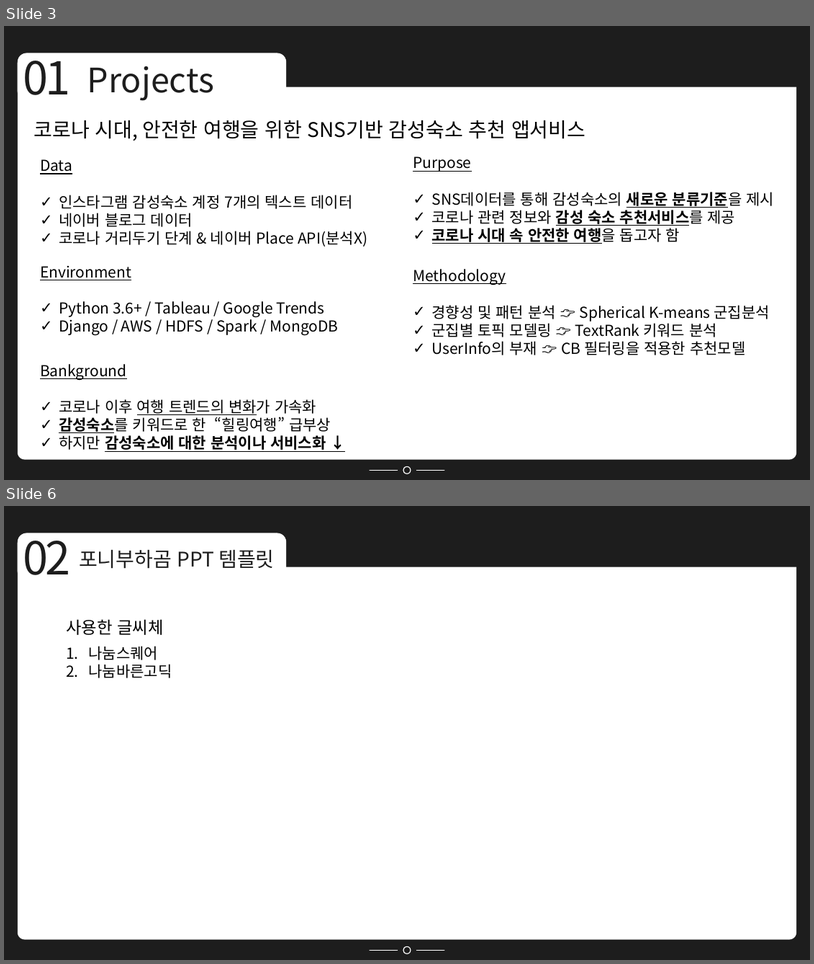
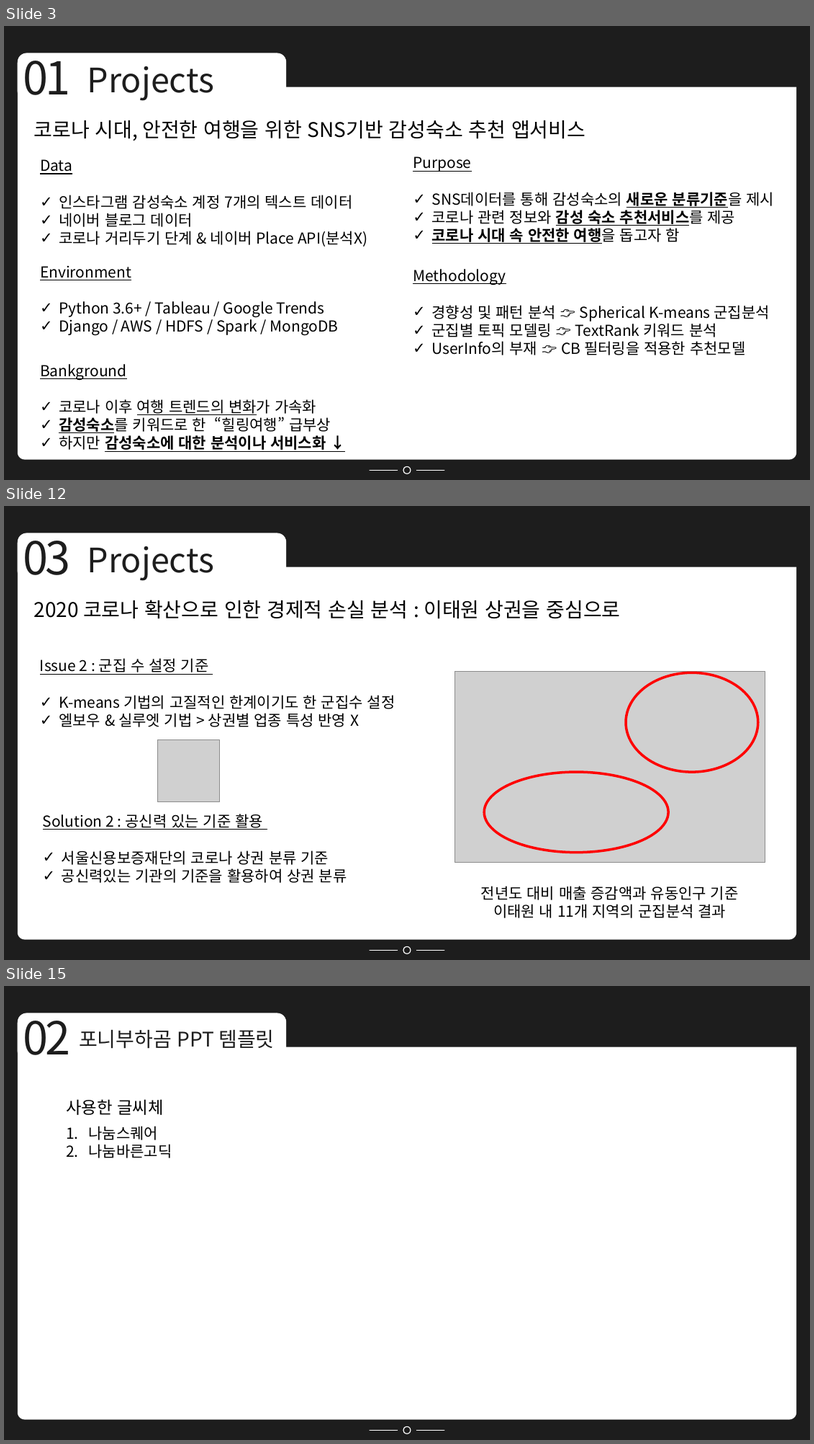
Before and after one commit to Minsung-commit/TIL, a slide deck: 포트폴리오 NEW.pptx. Shown one above the other, each under a label of ours: slides 3 and 6 before the commit, slides 3, 12 and 15 after it; the slides between them are not shown. The pictures are 814x964 and 814x1444 pixels, drawn with LibreOffice and Linux fonts; fonts in the diff are those of the drawing; grey boxes stand for pictures. Boxes give left, top, right and bottom in pixels: in the first picture for what was removed or moved away, otherwise in the second. Text is boxed around its words. In the diff, an @@ line names an element or a change of style, - is before the commit and + after.

```diff
--- a/포트폴리오 NEW.pptx
+++ b/포트폴리오 NEW.pptx
@@ slide 12 added at bbox=[4, 506, 810, 960], background #1D1D1D; not listed: 6 template elements that a slide beside it also shows @@
@@ text added at bbox=[23, 529, 70, 575], 54 pt, text #1D1D1D @@
+03
@@ text added at bbox=[88, 546, 214, 581], 40 pt, text #1D1D1D @@
+Projects
@@ text added at bbox=[34, 600, 621, 619], 24 pt, text #000000 @@
+2020 코로나 확산으로 인한 경제적 손실 분석 : 이태원 상권을 중심으로
@@ text added at bbox=[40, 658, 396, 727], 18 pt, text #000000 @@
+Issue 2 : 군집 수 설정 기준
+✓ K-means 기법의 고질적인 한계이기도 한 군집수 설정
+✓ 엘보우 & 실루엣 기법 > 상권별 업종 특성 반영 X
@@ picture added at bbox=[455, 672, 766, 862] @@
@@ ellipse added at bbox=[627, 672, 759, 772], outline #FF0000 3 pt @@
@@ picture added at bbox=[157, 740, 220, 803] @@
@@ ellipse added at bbox=[484, 772, 669, 852], outline #FF0000 3 pt @@
@@ text added at bbox=[43, 813, 347, 883], 18 pt, text #000000 @@
+Solution 2 : 공신력 있는 기준 활용
+✓ 서울신용보증재단의 코로나 상권 분류 기준
+✓ 공신력있는 기관의 기준을 활용하여 상권 분류
@@ text added at bbox=[481, 885, 739, 918], 18 pt, text #000000 @@
+전년도 대비 매출 증감액과 유동인구 기준
+이태원 내 11개 지역의 군집분석 결과
@@ what was slide 6 is now slide 15 @@
```
Also in this commit, not shown: 1 slide changed, 9 other slides added, 1 slide removed.
